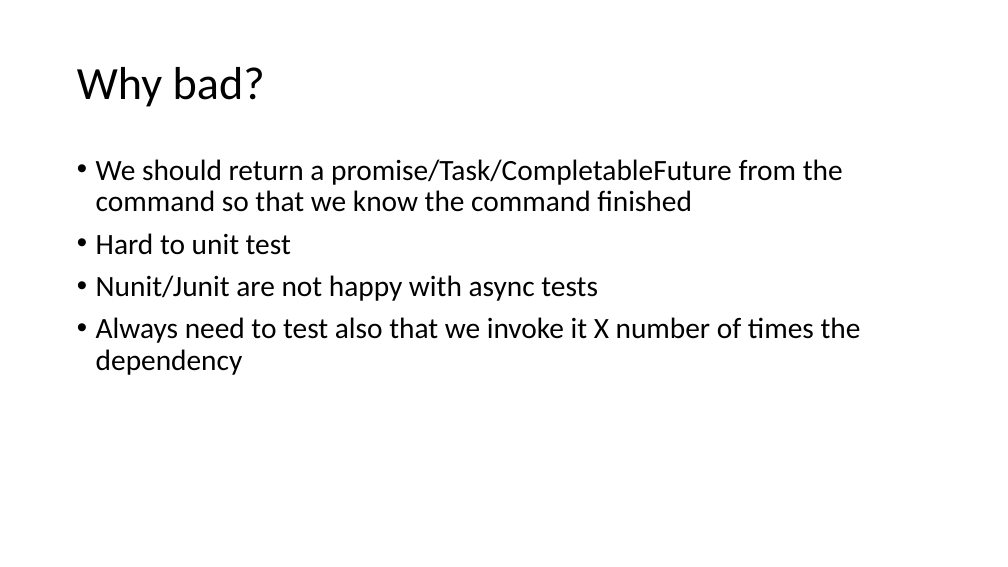
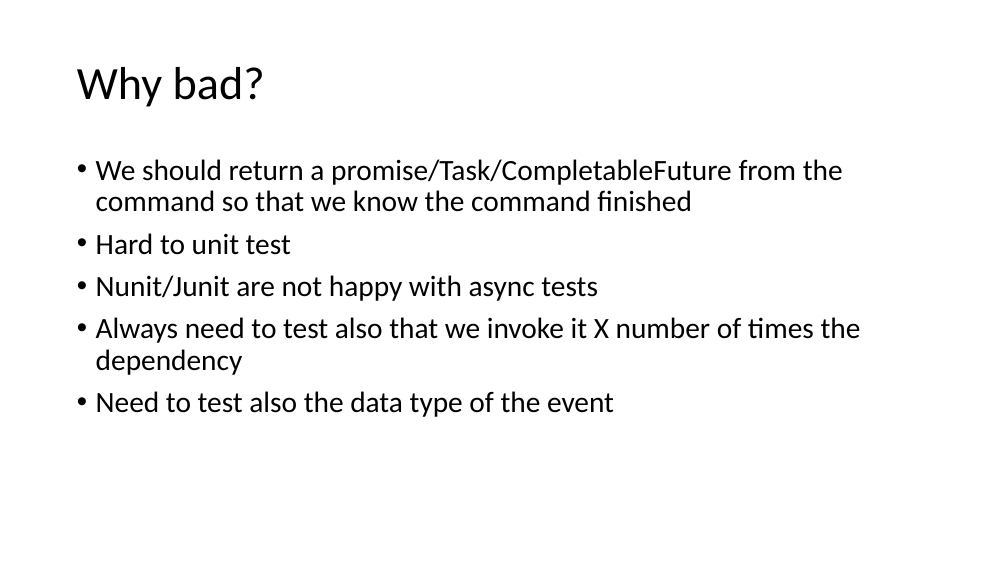
Before and after one commit to MihaiTheCoder/EventMadness, a slide deck: slide 28 of Reactive programming.pptx. Drawn at 1008x567 pixels with LibreOffice and Linux fonts; fonts in the diff are those of the drawing. Boxes give left, top, right and bottom in pixels: in the first picture for what was removed or moved away, otherwise in the second. Text is boxed around its words. In the diff, an @@ line names an element or a change of style, - is before the commit and + after.

```diff
--- a/Reactive programming.pptx
+++ b/Reactive programming.pptx
@@ text at [96,391,614,417]: paragraph added @@
+• Need to test also the data type of the event
```
Also in this commit, not shown: 2 other slides changed.
